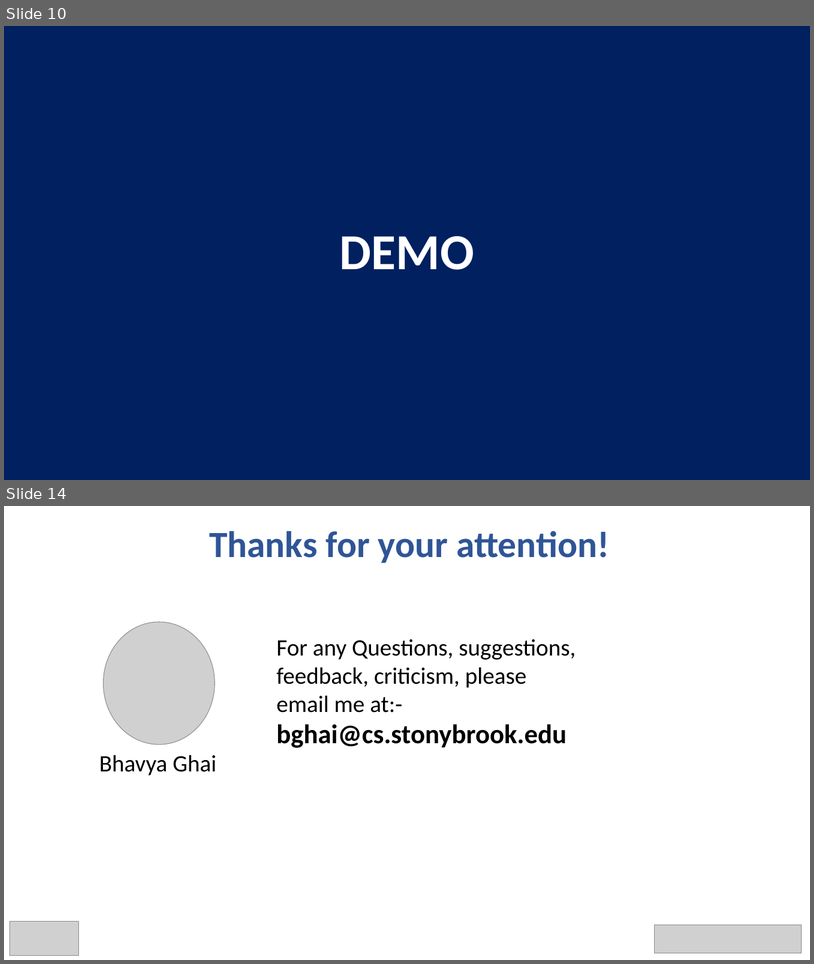
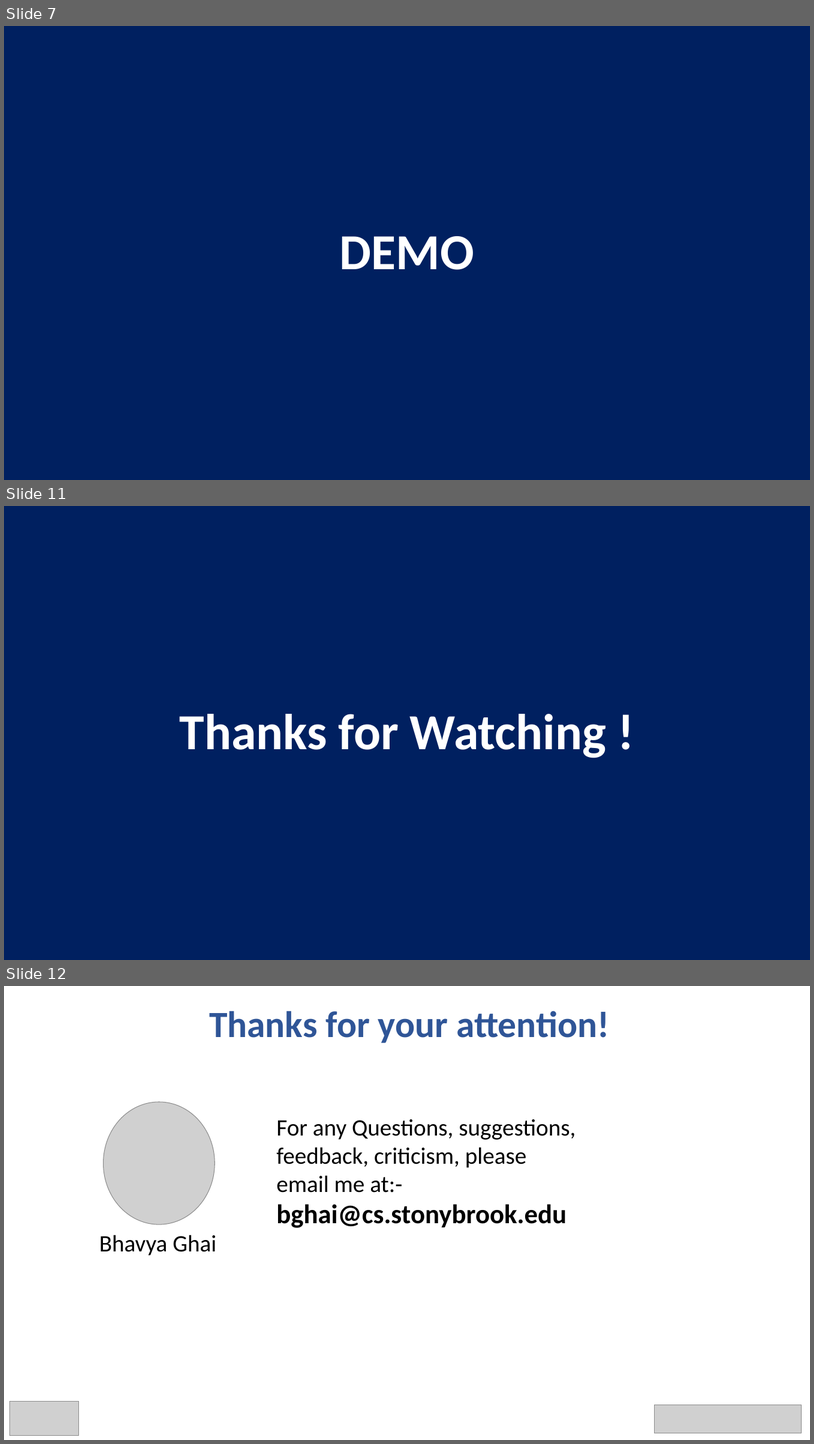
Before and after one commit to bhavyaghai/Fluent, a slide deck: presentation/presentation.pptx. Shown one above the other, each under a label of ours: slides 10 and 14 before the commit, slides 7, 11 and 12 after it; the slides between them are not shown. The pictures are 814x964 and 814x1444 pixels, drawn with LibreOffice and Linux fonts; fonts in the diff are those of the drawing; grey boxes stand for pictures. Boxes give left, top, right and bottom in pixels: in the first picture for what was removed or moved away, otherwise in the second. Text is boxed around its words. In the diff, an @@ line names an element or a change of style, - is before the commit and + after.

```diff
--- a/presentation/presentation.pptx
+++ b/presentation/presentation.pptx
@@ slide 11 added at bbox=[4, 506, 810, 960], background #002060 @@
@@ text added at bbox=[180, 714, 606, 758], 60 pt, text #FFFFFF, bold @@
+Thanks for Watching !
@@ what was slide 10 is now slide 7 @@
@@ what was slide 14 is now slide 12 @@
```
Also in this commit, not shown: 3 slides changed, 5 other files.
